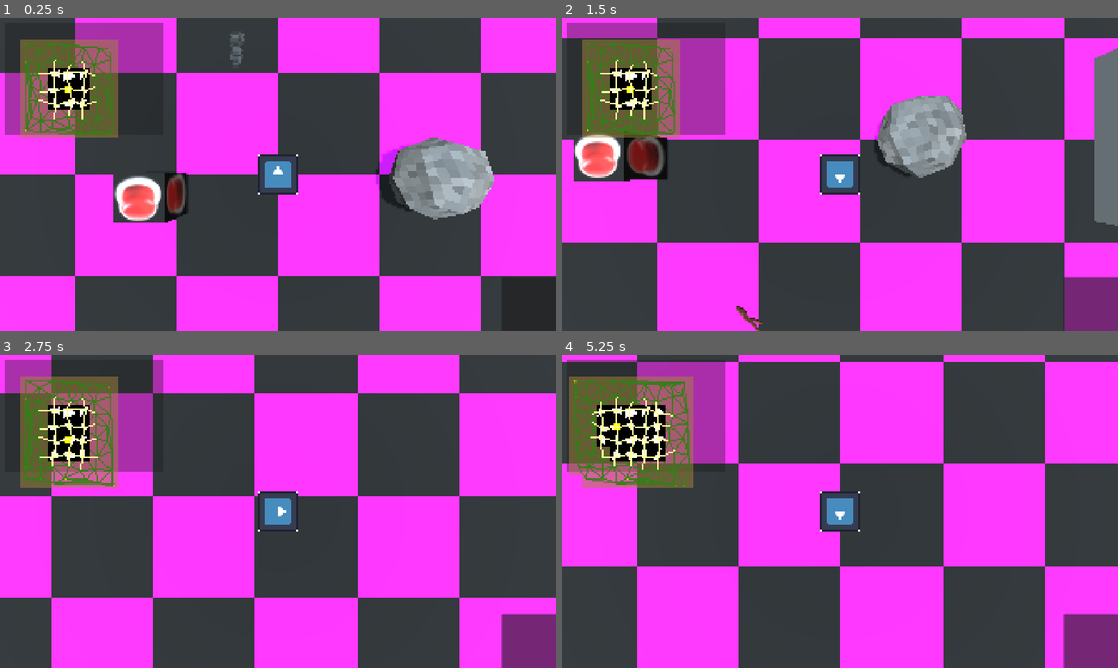
Above: before the commit, frames 1-4 (two rows, left to right).
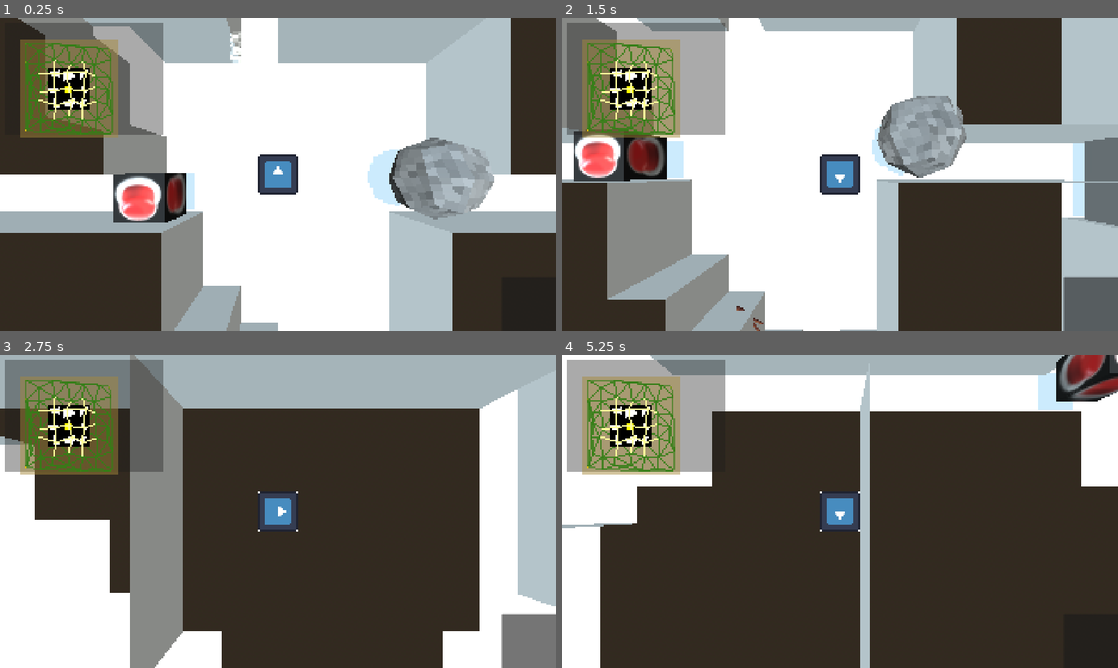
Above: after the commit, the same moments.

Repository: GammaRayTea/project-3-primordial-mass
Game: Godot game, scene res://main.tscn
Same seed, same stepped clock (60 frames per second), same inputs: the game is played once before the commit and once after it. The engine's default icon, where the game draws it, is replaced by a stand-in: a white triangle on a blue panel in a dark square.
Inputs:
- Up to frame 1 (0.25 s): no input
- Up to frame 2 (1.5 s): hold D (move_right) 0.53-1.28 s; tap E (interact) at 0.6 s; hold S (move_down) from 1.28 s (still down); tap Shift (sprint) at 1.35 s
- Up to frame 3 (2.75 s): release S (move_down) at 2.03 s; hold D (move_right) from 2.03 s (still down); tap E (interact) at 2.1 s
- Up to frame 4 (5.25 s): release D (move_right) at 2.78 s; hold W (move_up) 2.78-3.53 s; tap Shift (sprint) at 2.85, 4.35 s; hold A (move_left) 3.53-5.03 s; tap E (interact) at 3.6, 5.1 s; hold S (move_down) from 5.03 s (still down)

The runs differ from the first frame. In frame 1, 88% of the frame differs, in the area x 0-100%, y 0-100%; in frame 2, 90%; in frame 3, 96%; in frame 4, 97%.

Commit message:
Working but costly mesh gen
due to the use of planes the merging proccess of them is extremly unefficiant. (working on reverting it to vertecies with some new changes)

Diff:
--- a/game/environment/cell_generator/cell_generator.gd
+++ b/game/environment/cell_generator/cell_generator.gd
@@ -11,15 +11,15 @@
 @export var outer_map:Control
 
 @export var room_generator:RoomGen
+@export var room_mesh:RoomMesh
 var generated_rooms:Array[BitMap]
+var generated_room_mesh: Array[Array]
 
 var start_pos = Vector2(0,0)
 var current_position := Vector2(0,0):
 	set(value):
 		current_position = value
-		if debug:
-			print("new gen ---------------------------")
-		expand_map()
+		call_deferred("expand_map")
 
 var outer_check_range:int = 3
 var inner_check_range:int = 1
@@ -38,13 +38,10 @@
 	generated_cells[start_pos] = start_cell
 
 
+	call_deferred("expand_map")
 
 
-
-	expand_map()
-
-
-func expand_map()->void:
+func expand_map() -> void:
 	var staged_delanauy_ids := generate_new_cells(outer_check_range)
 	lock_in_cells(inner_check_range, staged_delanauy_ids)
 
@@ -73,15 +70,15 @@
 
 
 ##Check Cells in a rectangle around current cell
-func generate_new_cells(_check_range:int) -> PackedInt32Array:
-	var new_cells:Dictionary[Vector2,Cell] = {}
-	for i in range(_check_range*2+1):
-		for j in range(_check_range*2+1):
+func generate_new_cells(_check_range: int) -> PackedInt32Array:
+	var new_cells:Dictionary[Vector2, Cell] = {}
+	for i in range(_check_range * 2 + 1):
+		for j in range(_check_range * 2 + 1):
 			var pos = (Vector2(i-_check_range,j-_check_range) +current_position)*cell_size
 			if !generated_cells.has(pos):
 
 				new_cells[pos] = Cell.new(cell_size,cell_margin, rng )
-				new_cells[pos].global_point_position = pos+new_cells[pos].point_position
+				new_cells[pos].global_point_position = pos + new_cells[pos].point_position
 				outer_map.cells.push_back(pos)
 				outer_map.points.push_back(new_cells[pos].point_position)
 
@@ -98,12 +95,12 @@
 
 	return delaunayIDs
 
-func lock_in_cells(_check_range:int, _staged_delaunay_ids:PackedInt32Array) -> void:
-	var new_positions:=PackedVector2Array()
-	var active_delaunay:= PackedInt32Array()
-	for i in range(_check_range*2+1):
-		for j in range(_check_range*2+1):
-			var pos = (Vector2(i-_check_range,j-_check_range) +current_position)*cell_size
+func lock_in_cells(_check_range: int, _staged_delaunay_ids: PackedInt32Array) -> void:
+	var new_positions := PackedVector2Array()
+	var active_delaunay := PackedInt32Array()
+	for i in range(_check_range * 2 + 1):
+		for j in range(_check_range * 2 + 1):
+			var pos = (Vector2(i - _check_range,j - _check_range) + current_position) * cell_size
 			new_positions.push_back(pos)
 
 			if !locked_cells.has(pos):
@@ -118,13 +115,15 @@
 
 
 				active_delaunay.append_array(cell_accepted_connection_ids)
-				var room_bit_map:BitMap = room_generator.generate_room(cell_size,locked_cells[pos].global_point_position,pos, locked_cells[pos].connections)
+				var room_bit_map: BitMap = room_generator.generate_room(cell_size,locked_cells[pos].global_point_position,pos, locked_cells[pos].connections)
 				generated_rooms.append(room_bit_map)
+				var cell_instance: RoomMesh = room_mesh.duplicate() as RoomMesh
+				add_child(cell_instance)
+				var cell_position_wc: Vector3 = cell_to_world(pos / cell_size) + Vector3(-cell_size / 2.0, 0.0, -cell_size / 2.0)
+				cell_instance.position = cell_position_wc
+				cell_instance.build_mesh(room_bit_map)
+				generated_room_mesh.append([pos, cell_instance])
 				active_map.room_bit_maps.append(ImageTexture.create_from_image(room_bit_map.convert_to_image()))
-
-				print("cell ", pos)
-				for cell in locked_cells[pos].connections:
-					print(cell.global_point_position)
 
 	active_map.draw_point_ids.append_array(active_delaunay)
 	active_map.queue_redraw()
@@ -193,5 +192,4 @@
 	ids.push_back(generated_cells.keys().find(_cell_pos-Vector2(0,cell_size)))
 	ids.push_back(generated_cells.keys().find(_cell_pos+Vector2(cell_size,0)))
 	ids.push_back(generated_cells.keys().find(_cell_pos+Vector2(0,cell_size)))
-	print
 	return ids
--- /dev/null
+++ b/game/environment/cell_generator/mesh_builder.gd
@@ -0,0 +1,18 @@
+#class_name MeshBuilder extends Node
+#
+#@export var room_mesh:RoomMesh
+#var generated_room_mesh: Array[Array]
+#
+#func cell_to_world(_coord:Vector2, _cell_size: int) -> Vector3:
+	#var vec = Vector3(_coord.x * _cell_size, 0, _coord.y * _cell_size)
+	#return vec
+#
+#func extend_mesh(_cell_position_wc: Vector3) -> void:
+	##var pos = (Vector2(i - _check_range, j - _check_range) + current_position) * cell_size
+	#var cell_instance: RoomMesh = room_mesh.duplicate() as RoomMesh
+	#add_child(cell_instance)
+	#
+	#cell_instance.position = _cell_position_wc
+	#cell_instance.build_mesh(room_bit_map)
+	#generated_room_mesh.append([pos, cell_instance])
+#
--- a/game/environment/room_generation/room_generator.gd
+++ b/game/environment/room_generation/room_generator.gd
@@ -7,7 +7,7 @@
 
 ## [param _size] determines cell size in game engine units
 ## [param _global_random_point_position] is the position of the randomized point of the cell
-func generate_room(_size: int, _global_random_point_position: Vector2,_cell_origin_position, connected_cells: Array[Cell]) -> BitMap:
+func generate_room(_size: int, _global_random_point_position: Vector2, _cell_origin_position, connected_cells: Array[Cell]) -> BitMap:
 	var bit_map:BitMap = BitMap.new()
 	bit_map.create(Vector2(_size,_size))
 	var room_corners: Array[Vector2] = []
--- a/game/environment/room_generation/room_mesh_gen.tres.gd
+++ b/game/environment/room_generation/room_mesh_gen.tres.gd
@@ -1,11 +1,96 @@
-class_name RoomMesh extends Mesh
+class_name RoomMesh extends MeshInstance3D
 
 var center: Vector2 = Vector2(randf() * 16, randf() * 16)
 var size: int = 16
+var cell_origin: Vector2 = Vector2(0.0, 0.0)
 var connecting_points: Array = [Vector2(randf() * 16 - 16, randf() * 16), Vector2(randf() * 16, randf() * 16 -16), Vector2(randf() * 16 + 16, randf() * 16), Vector2(randf() * 16 - 16, randf() * 16 + 16)]
 
-func build_mesh(_grid: Array[Array]) -> void:
-	var roomGen = RoomGen.new()
+var floor_meshes: Array[Mesh] = []
+var wall_meshes: Array[Mesh] = []
+
+func build_mesh(_grid: BitMap) -> void:
+	print("building mesh")
+	var grid_size_x: int = _grid.get_size().x
+	var grid_size_y: int = _grid.get_size().y
+
+
+	var check_bit_existance = func(_x: int, _y: int) -> bool:
+		if (_x < 0 or _y < 0 or _x >= grid_size_x or _y >= grid_size_y):
+			return true
+		return _grid.get_bit(_x, _y)
+
+
+	var test_array: Array[Array] = []
+	for current_sub_cell_y in range(grid_size_y):
+		test_array.append([])
+		for current_sub_cell_x in range(grid_size_x):
+			test_array[current_sub_cell_y].append(_grid.get_bit(current_sub_cell_x, current_sub_cell_y))
+			if (_grid.get_bit(current_sub_cell_x, current_sub_cell_y) == true):
+				generate_floor(current_sub_cell_x, current_sub_cell_y, 0.0)
+			else:
+				#generate_floor(current_sub_cell_x, current_sub_cell_y, 2.0)
+				var adjacent: Array[bool] = [check_bit_existance.call(current_sub_cell_x, current_sub_cell_y - 1), check_bit_existance.call(current_sub_cell_x, current_sub_cell_y + 1) , check_bit_existance.call(current_sub_cell_x + 1, current_sub_cell_y), check_bit_existance.call(current_sub_cell_x - 1, current_sub_cell_y)]
+				generate_walls(current_sub_cell_x, current_sub_cell_y, adjacent)
+
+	var floor_mesh: Mesh =  merge_meshes(floor_meshes)
+	var wall_mesh: Mesh =  merge_meshes(wall_meshes)
+
+	initiate_mesh(floor_mesh)
+	initiate_mesh(wall_mesh)
+
+#creating floor tiles
+func generate_floor(_x: float, _y: float, _height: float) -> void:
+	var plane: PlaneMesh = PlaneMesh.new()
+	plane.center_offset = Vector3(_x + 0.5, _height, _y + 0.5)
+	plane.size = Vector2(1.0, 1.0)
+	plane.orientation = PlaneMesh.FACE_Y
+	floor_meshes.append(plane)
+
+
+#creating two stacked wall pieces
+func generate_wall(_x: float, _y: float, _facing, _flip_faces: bool) -> void:
+	var height: float = 0.5
+	for j in range(2):
+		var plane: PlaneMesh = PlaneMesh.new()
+		plane.size = Vector2(1.0, 1.0)
+		plane.center_offset = Vector3(_x, height + j, _y)
+		plane.orientation = _facing
+		plane.flip_faces = _flip_faces
+		wall_meshes.append(plane)
+
+
+#creating the walls for a tile
+func generate_walls(_x: float, _y: float, _adjacent_sub_cells: Array[bool]) -> void:
+	if (_adjacent_sub_cells[1] == true):
+		generate_wall.call(_x + 0.5, _y + 1.0, PlaneMesh.FACE_Z, false)
+	if (_adjacent_sub_cells[0] == true):
+		generate_wall.call(_x + 0.5, _y, PlaneMesh.FACE_Z, true)
+	if (_adjacent_sub_cells[3] == true):
+		generate_wall.call(_x, _y + 0.5, PlaneMesh.FACE_X, true)
+	if (_adjacent_sub_cells[2] == true):
+		generate_wall.call(_x + 1.0, _y + 0.5, PlaneMesh.FACE_X, false)
+
+
+#merging planes in one meshinstance
+func merge_meshes(_meshes: Array[Mesh]) -> Mesh:
+	var singleMesh := SurfaceTool.new()
+	singleMesh.begin(Mesh.PRIMITIVE_TRIANGLES)
+	for i in _meshes:
+		singleMesh.append_from(i, 0, Transform3D.IDENTITY)
+	return singleMesh.commit()
+
+
+#add meshes as instances
+func initiate_mesh(_mesh: Mesh) -> void:
+	var new := MeshInstance3D.new()
+	new.mesh = _mesh
+	var material = StandardMaterial3D.new()
+	new.material_override = material
+	add_child(new)
+
+
+
+'var roomGen = RoomGen.new()
 	var room_layout = roomGen.room_generator(size, center, connecting_points)
 	var mesh: Mesh
 
@@ -30,6 +115,7 @@
 			else:
 				generate.call(current_sub_cell_x, current_sub_cell_y, 2.0)
 
+
 	# Assign arrays to surface array.
 	surface_array_ground[Mesh.ARRAY_VERTEX] = verts_ground
 	surface_array_ground[Mesh.ARRAY_NORMAL] = normals_ground
@@ -37,12 +123,7 @@
 	surface_array_ground[Mesh.ARRAY_INDEX] = indices_ground
 	mesh.add_surface_from_arrays(Mesh.PRIMITIVE_TRIANGLES, surface_array_ground)
 
+
 #plane generator to make a square at the right height
 func square_gen(_x: float, _y: float, _height: float):
-	pass
-
-
-func _ready() -> void:
-	var roomGen = RoomGen.new()
-	var room_layout = roomGen.room_generator(size, center, connecting_points)
-	build_mesh(room_layout)
+	pass'
--- a/game/environment/test_room/test_room.tscn
+++ b/game/environment/test_room/test_room.tscn
@@ -1,7 +1,7 @@
 [gd_scene format=3 uid="uid://slg88wvcuno1"]
 
 [ext_resource type="Script" uid="uid://chowmieepq3d1" path="res://game/environment/room_generation/room_generator.gd" id="1_js5f7"]
-[ext_resource type="Script" uid="uid://4y5k2jdbfw8u" path="res://game/environment/test_room/mesh_instance_3d.gd" id="2_20bci"]
+[ext_resource type="Script" uid="uid://bapt7cirwaonw" path="res://game/environment/room_generation/room_mesh_gen.tres.gd" id="2_20bci"]
 
 [sub_resource type="PlaceholderTexture2D" id="PlaceholderTexture2D_8soms"]
 size = Vector2(20, 20)
@@ -18,8 +18,6 @@
 [sub_resource type="BoxShape3D" id="BoxShape3D_kpvxy"]
 size = Vector3(200, 1, 100)
 
-[sub_resource type="ArrayMesh" id="ArrayMesh_vtykx"]
-
 [sub_resource type="BoxMesh" id="BoxMesh_w5spq"]
 size = Vector3(10, 4, 4)
 
@@ -35,6 +33,7 @@
 [node name="Testroom" type="Node3D" unique_id=1197105803]
 
 [node name="Floor" type="StaticBody3D" parent="." unique_id=1855788098]
+visible = false
 
 [node name="MeshInstance3D" type="MeshInstance3D" parent="Floor" unique_id=1323844594]
 transform = Transform3D(1, 0, 0, 0, 1, 0, 0, 0, 1, 0, 0.5, 0)
@@ -46,8 +45,7 @@
 [node name="Node3D" type="Node3D" parent="." unique_id=542146527]
 script = ExtResource("1_js5f7")
 
-[node name="MeshInstance3D" type="MeshInstance3D" parent="Node3D" unique_id=60603891]
-mesh = SubResource("ArrayMesh_vtykx")
+[node name="MeshInstance3D" type="MeshInstance3D" parent="Node3D" unique_id=217339303]
 script = ExtResource("2_20bci")
 
 [node name="StaticBody3D3" type="StaticBody3D" parent="." unique_id=665518036]
--- a/game/interactables/rigid_interactables/rolling_boulder/rolling_boulder.gd
+++ b/game/interactables/rigid_interactables/rolling_boulder/rolling_boulder.gd
@@ -9,7 +9,6 @@
 
 	if linear_velocity.length() > damage_speed_threshold:
 		hit_box.damage = clamp(pow(linear_velocity.length(),3),0, 100)
-		print(linear_velocity.length())
 		hit_box.knockback = clamp(pow(linear_velocity.length(),3),0, 20)
 		hit_box.set_disabled(false)
 	else:
--- a/main.tscn
+++ b/main.tscn
@@ -10,6 +10,7 @@
 [ext_resource type="PackedScene" uid="uid://pt0651lb1fab" path="res://game/enemies/test_enemy/minas_tes_subject.tscn" id="8_5vw27"]
 [ext_resource type="Script" uid="uid://chowmieepq3d1" path="res://game/environment/room_generation/room_generator.gd" id="8_ycdy4"]
 [ext_resource type="Script" uid="uid://nr6yjohwcrid" path="res://game/item_pickup.gd" id="9_4c57u"]
+[ext_resource type="Script" uid="uid://bapt7cirwaonw" path="res://game/environment/room_generation/room_mesh_gen.tres.gd" id="9_w48qg"]
 [ext_resource type="Resource" uid="uid://v4paov7648c6" path="res://game/items/test_item/test_item.tres" id="10_4c57u"]
 [ext_resource type="Texture2D" uid="uid://cqkjj6it7sqlb" path="res://assets/Items/Stick/Sticc.png" id="11_dg77c"]
 [ext_resource type="Script" uid="uid://cuon1d6qjf5qt" path="res://game/interaction_boxes/interaction_box.gd" id="12_ycdy4"]
@@ -42,6 +43,7 @@
 
 [node name="Player" parent="Game" unique_id=472072241 instance=ExtResource("2_h2yge")]
 transform = Transform3D(1, 0, 0, 0, 1, 0, 0, 0, 1, 0, 1.495, 0)
+MAX_WALKING_SPEED = 15.0
 
 [node name="WorldEnvironment" type="WorldEnvironment" parent="Game" unique_id=443886966]
 environment = SubResource("Environment_0xm2m")
@@ -56,14 +58,18 @@
 [node name="Enemy" parent="Game" unique_id=2048773448 instance=ExtResource("5_lquwl")]
 transform = Transform3D(1, 0, 0, 0, 1, 0, 0, 0, 1, -0.76589847, 1, -2.1771996)
 
-[node name="DungeonGenerator" parent="Game" unique_id=1510930155 node_paths=PackedStringArray("player", "room_generator") instance=ExtResource("6_7mycd")]
+[node name="DungeonGenerator" parent="Game" unique_id=1510930155 node_paths=PackedStringArray("player", "room_generator", "room_mesh") instance=ExtResource("6_7mycd")]
 cell_margin = 4
 random_seed = 3
 player = NodePath("../Player")
 room_generator = NodePath("RoomGen")
+room_mesh = NodePath("MeshInstance3D")
 
 [node name="RoomGen" type="Node3D" parent="Game/DungeonGenerator" unique_id=27122260]
 script = ExtResource("8_ycdy4")
+
+[node name="MeshInstance3D" type="MeshInstance3D" parent="Game/DungeonGenerator" unique_id=1927893546]
+script = ExtResource("9_w48qg")
 
 [node name="MinasTestChaser" parent="Game" unique_id=1654651026 instance=ExtResource("8_5vw27")]
 transform = Transform3D(1, 0, 0, 0, 1, 0, 0, 0, 1, -7.629738, 1, 2.3486192)
@@ -74,12 +80,12 @@
 item = ExtResource("10_4c57u")
 metadata/_custom_type_script = "uid://nr6yjohwcrid"
 
-[node name="Icon" type="Sprite3D" parent="Game/ItemPickup" unique_id=1004278863]
+[node name="@Sprite3D@23332" type="Sprite3D" parent="Game/ItemPickup" unique_id=103678252]
 transform = Transform3D(4, 0, 0, 0, -1.7484555e-07, -4, 0, 4, -1.7484555e-07, 0, 0, 0)
 texture_filter = 0
 texture = ExtResource("11_dg77c")
 
-[node name="InteractionBox" type="Area3D" parent="Game/ItemPickup" unique_id=1106858112 node_paths=PackedStringArray("target")]
+[node name="InteractionBox2" type="Area3D" parent="Game/ItemPickup" unique_id=169195743 node_paths=PackedStringArray("target")]
 collision_layer = 32
 collision_mask = 0
 script = ExtResource("12_ycdy4")
Not shown, added: game/environment/cell_generator/mesh_builder.gd.uid
